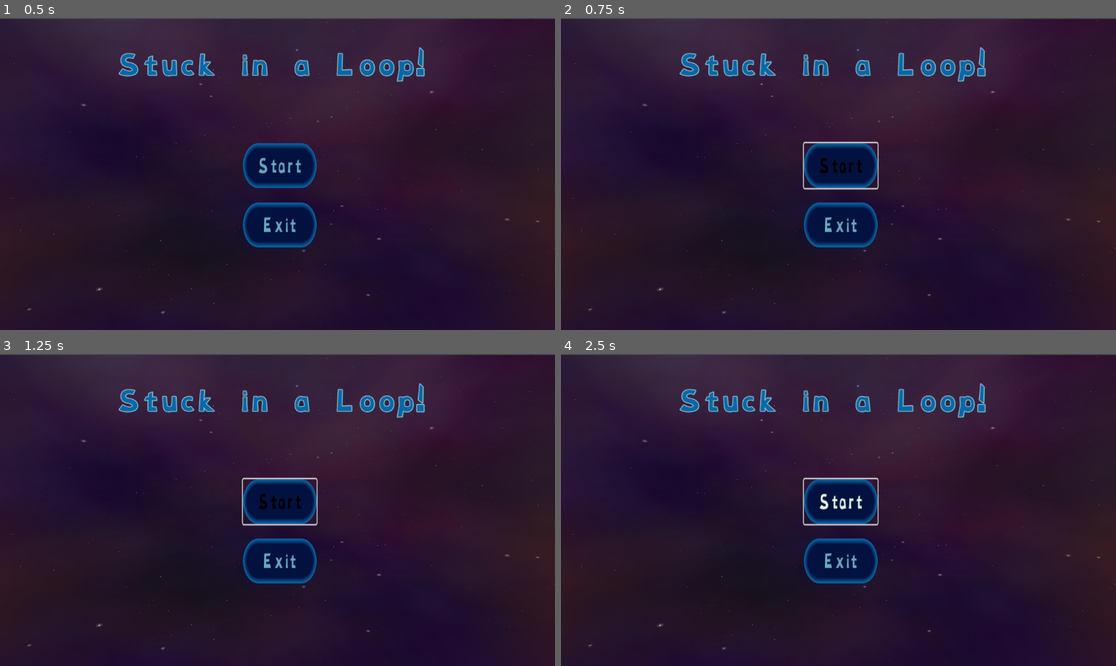
Above: before the commit, frames 1-4 (two rows, left to right).
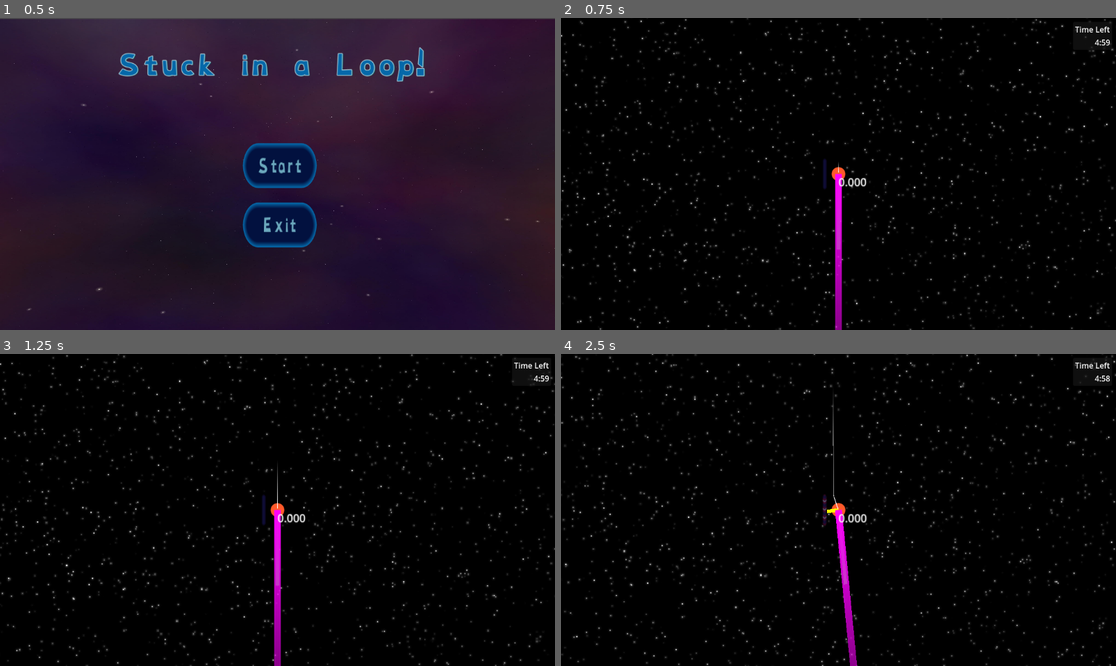
Above: after the commit, the same moments.

Repository: CrankGameDev/StuckInALoopGameJam
Game: Godot game, scene res://UI/main_menu.tscn
Two runs of this game, one before a commit and one after it. Both use one fixed random seed, a clock stepped at 60 frames per second and the inputs below. The project has no main scene, so this scene is started directly.
Inputs (mouse positions are in pixels of both pictures, inside the frame that each line leads up to):
- Up to frame 1 (0.5 s): no input
- Up to frame 2 (0.75 s): click "Start" at 0.5 s
- Up to frame 3 (1.25 s): no input
- Up to frame 4 (2.5 s): click (838, 500) at 1.25 s, where only the run before the commit has a clickable "Start"; tap Enter (ui_accept) at 2, 2.27 s; move the mouse to (960, 494) at 2.02 s; press the mouse at (960, 494) at 2.03 s; hold Right (ui_right) from 2.03 s (still down)

Frame 1 is identical in both runs. In frame 2, 98% of the frame differs, in the area x 0-100%, y 0-100%; in frame 3, 98%; in frame 4, 99%.

Commit message:
fixed the link

Diff:
--- a/scripts/menu.gd
+++ b/scripts/menu.gd
@@ -1,7 +1,7 @@
 extends Control
 
 func _on_start_pressed() -> void:
-	get_tree().change_scene_to_file("res://scene.tscn")
+	get_tree().change_scene_to_file("res://levels/level_0.tscn")
 
 func _on_main_pressed() -> void:
 	get_tree().change_scene_to_file("res://UI/main_menu.tscn")
--- a/scripts/scenes/level.gd
+++ b/scripts/scenes/level.gd
@@ -93,7 +93,7 @@
 	Global.pause = false
 
 func _on_mainmenu_pressed() -> void:
-	get_tree().change_scene_to_file("res://UI/start_screen.tscn")
+	get_tree().change_scene_to_file("res://UI/main_menu.tscn")
 
 
 
Not shown: 1 places in planet.tscn that only renumber resources
